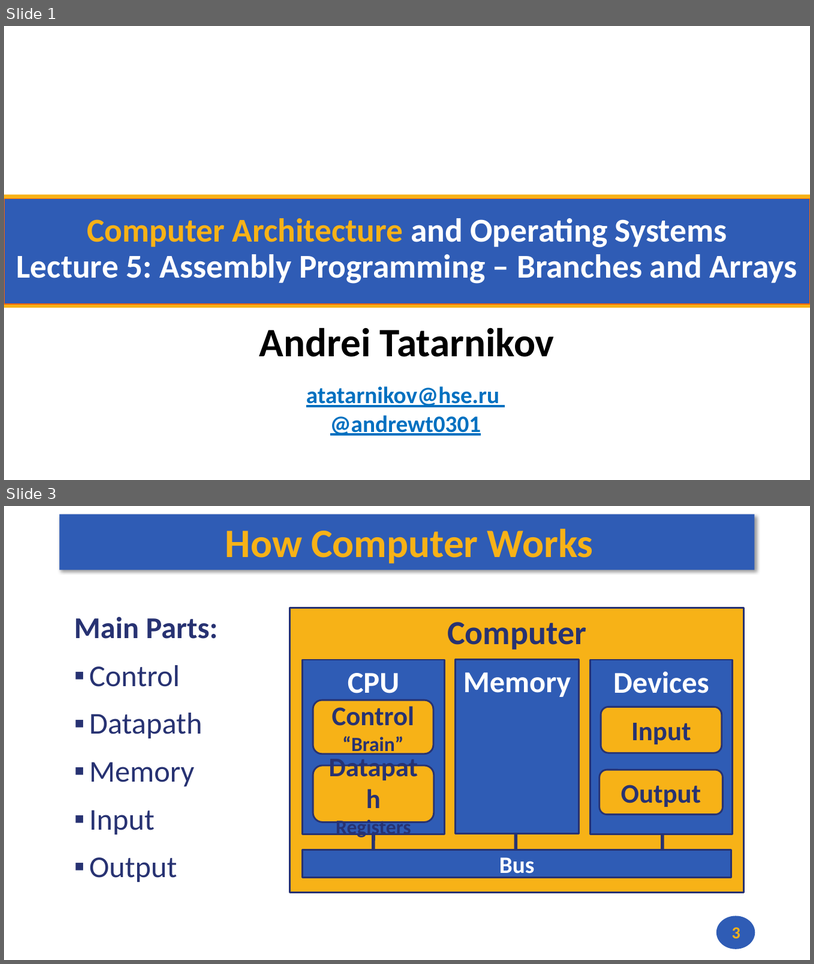
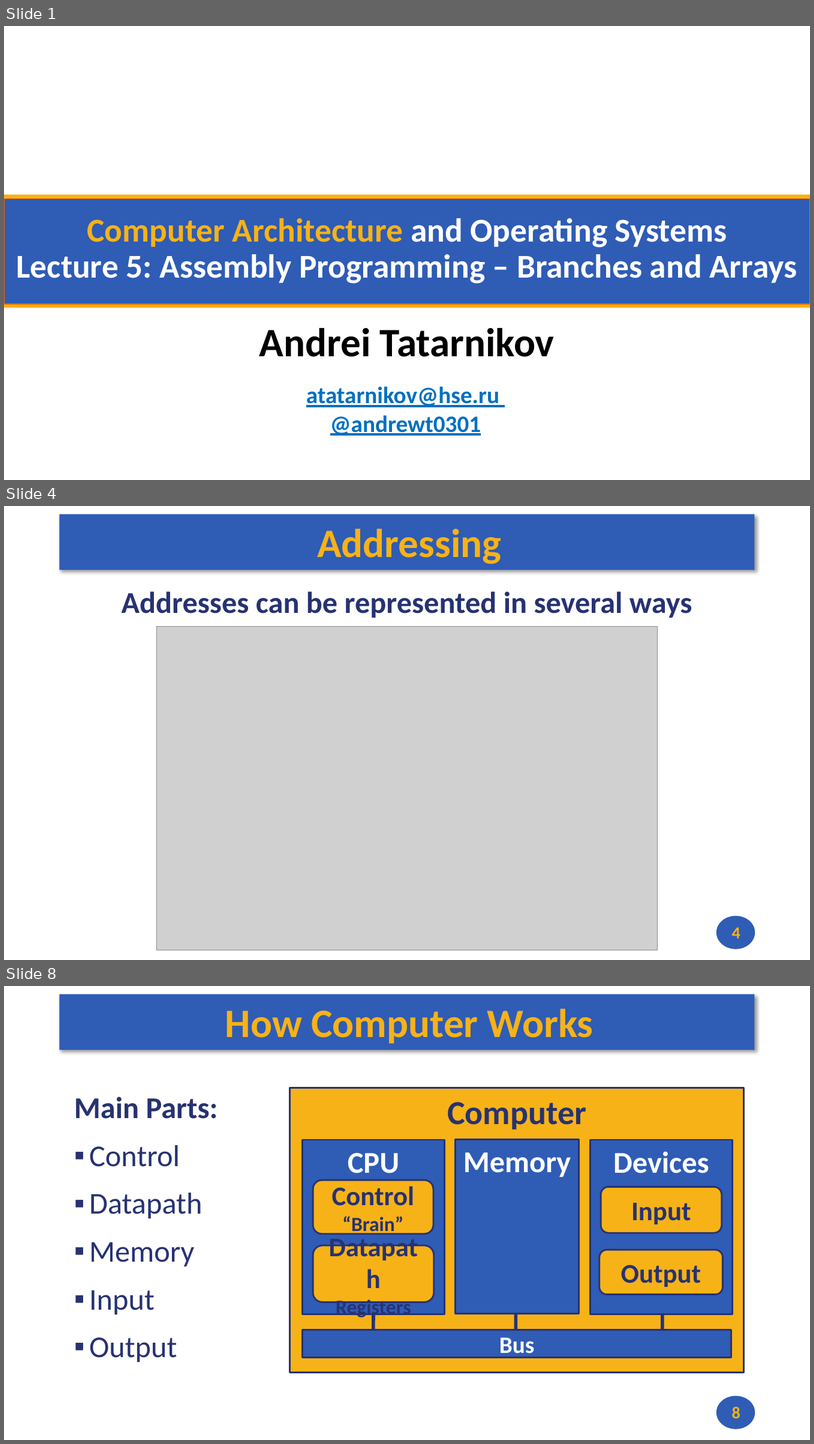
Before and after one commit to andrewt0301/hse-acos-course, a slide deck: docs/part1ca/05_MacrosBranchesArrays/CA_Lecture_05.pptx. Shown one above the other, each under a label of ours: slides 1 and 3 before the commit, slides 1, 4 and 8 after it; the slides between them are not shown. The pictures are 814x964 and 814x1444 pixels, drawn with LibreOffice and Linux fonts; fonts in the diff are those of the drawing; grey boxes stand for pictures; background and template pictures are left out. Boxes give left, top, right and bottom in pixels: in the first picture for what was removed or moved away, otherwise in the second. Text is boxed around its words. In the diff, an @@ line names an element or a change of style, - is before the commit and + after.

```diff
--- a/docs/part1ca/05_MacrosBranchesArrays/CA_Lecture_05.pptx
+++ b/docs/part1ca/05_MacrosBranchesArrays/CA_Lecture_05.pptx
@@ slide 4 added at <box>4,506,810,960</box>, background #FFFFFF; not listed: 2 template elements that a slide beside it also shows @@
@@ title added at <box>317,529,501,564</box>, 48 pt, text #F7B217, bold @@
+Addressing
@@ text added at <box>122,591,693,618</box>, 36 pt, text #273272, bold @@
+Addresses can be represented in several ways
@@ picture added at <box>157,627,658,950</box> @@
@@ page number added at <box>732,927,741,938</box>, 20 pt, text #F7B217, bold @@
+4
@@ what was slide 3 is now slide 8 @@
@@ page number at <box>732,1406,741,1418</box>: text changed @@
-3
+8
```
Also in this commit, not shown: 1 slide changed, 4 other slides added, 3 other files.
